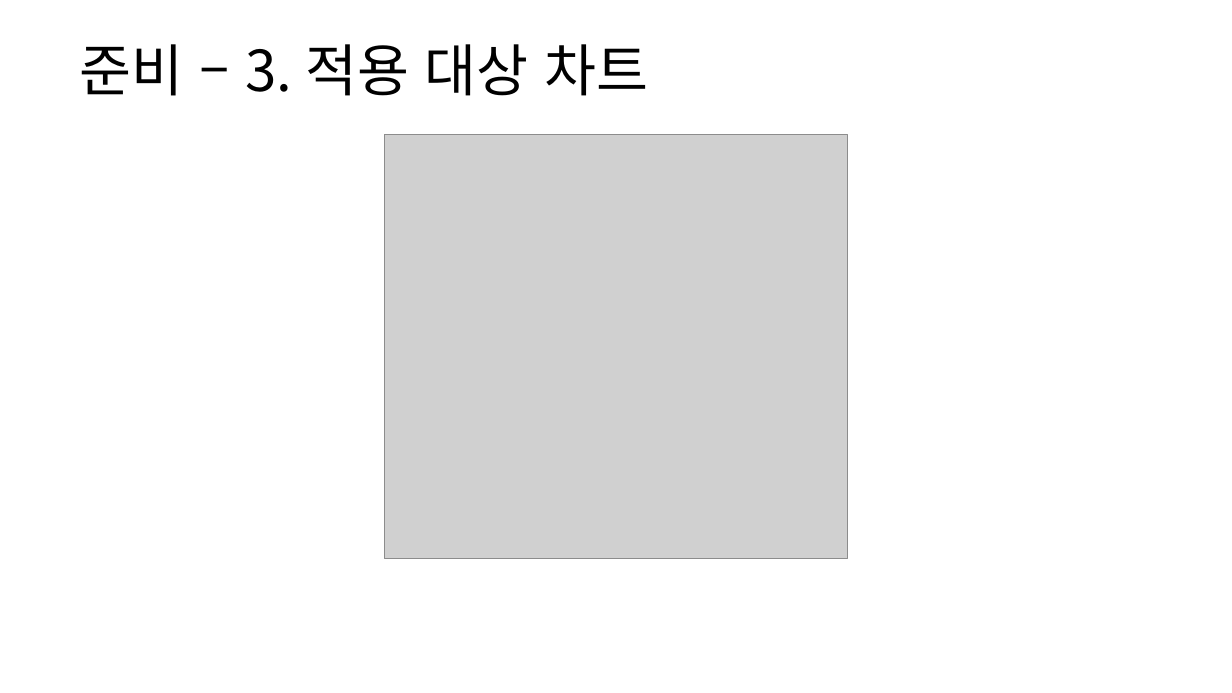
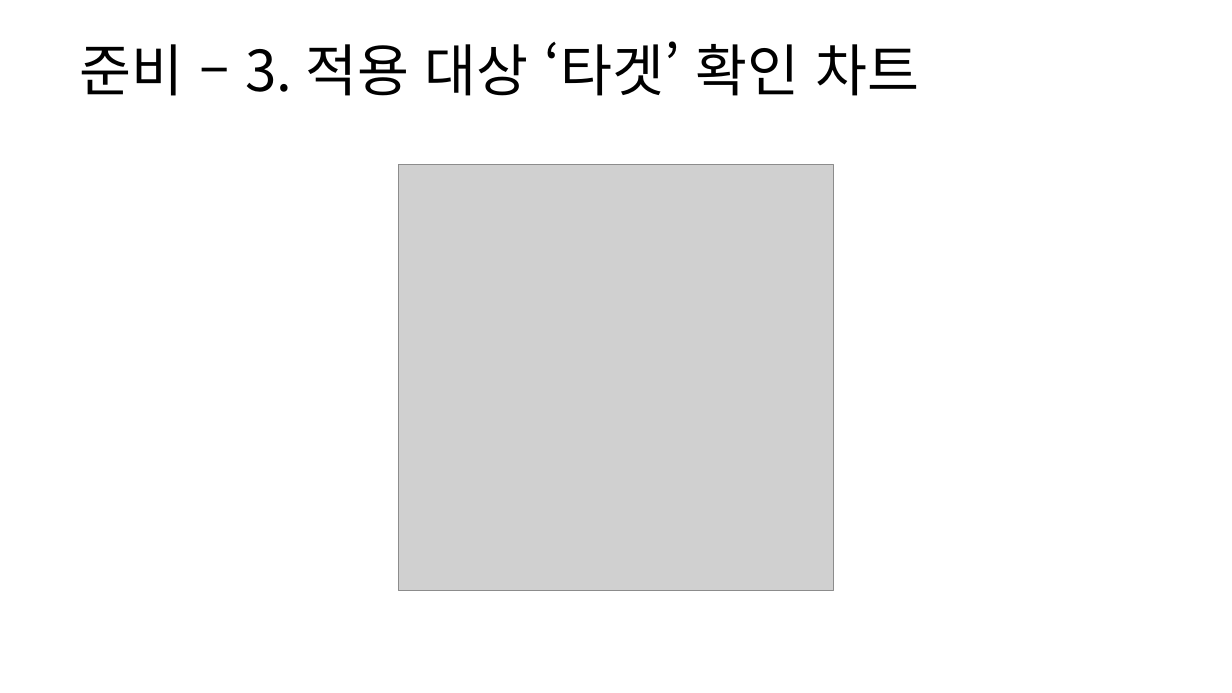
Before and after one commit to yjk0401/unityenginebasic_9th, a slide deck: slide 18 of 기획/방랑엽사전/스킬 시스템 기획서.pptx. Drawn at 1232x693 pixels with LibreOffice and Linux fonts; fonts in the diff are those of the drawing; grey boxes stand for pictures. Boxes give left, top, right and bottom in pixels: in the first picture for what was removed or moved away, otherwise in the second. Text is boxed around its words. In the diff, an @@ line names an element or a change of style, - is before the commit and + after.

```diff
--- a/기획/방랑엽사전/스킬 시스템 기획서.pptx
+++ b/기획/방랑엽사전/스킬 시스템 기획서.pptx
@@ text at <box>79,41,920,96</box>: text changed @@
-준비 – 3. 적용 대상 차트
+준비 – 3. 적용 대상 ‘타겟’ 확인 차트
@@ picture: place and size @@
-picture at <box>384,134,848,558</box>
+picture at <box>398,165,834,592</box>
```
Also in this commit, not shown: 15 other slides changed, 12 other files.
